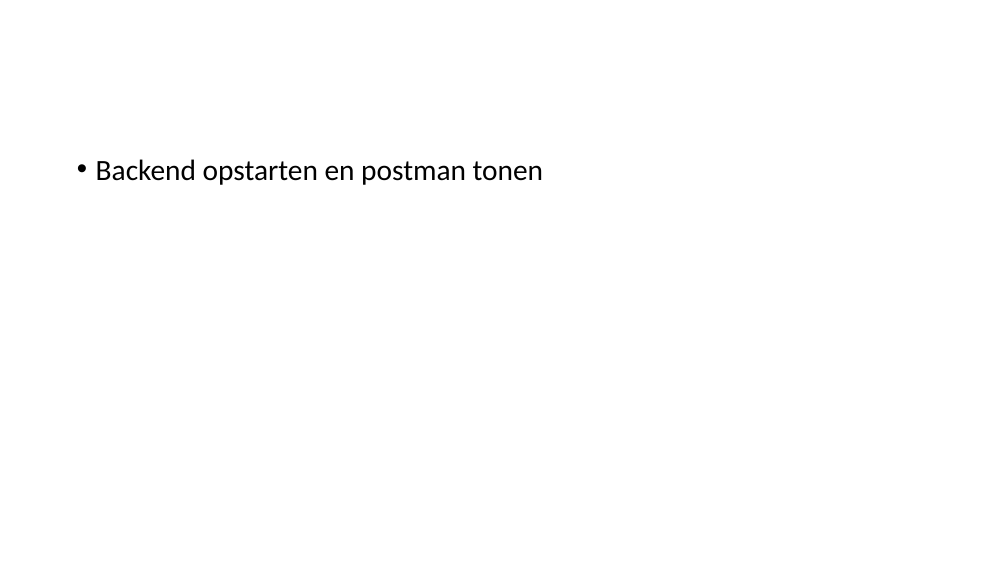
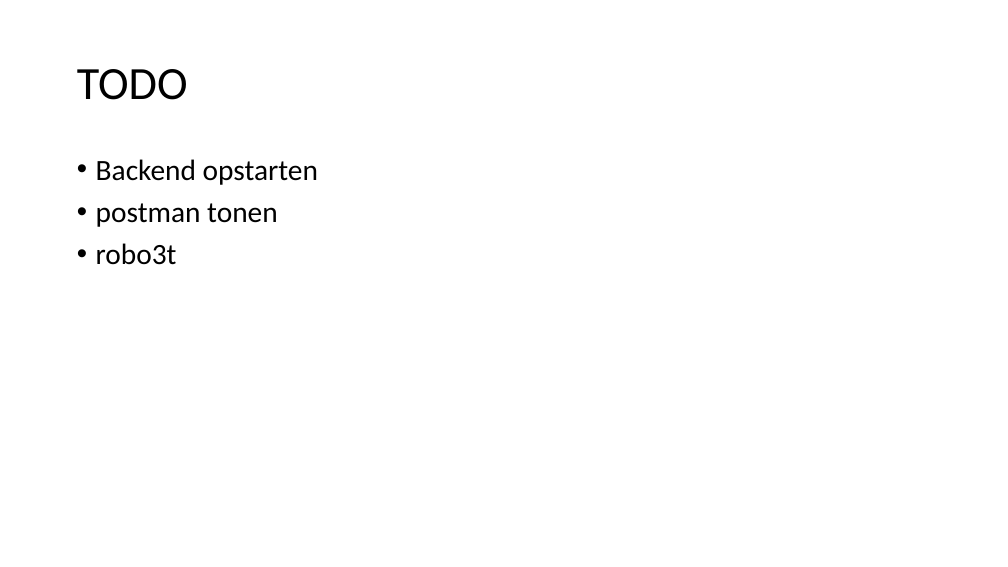
Before and after one commit to spirit-coding/todo-app-aj33349, a slide deck: slide 29 of Angular2.pptx. Drawn at 1008x567 pixels with LibreOffice and Linux fonts; fonts in the diff are those of the drawing. Boxes give left, top, right and bottom in pixels: in the first picture for what was removed or moved away, otherwise in the second. Text is boxed around its words. In the diff, an @@ line names an element or a change of style, - is before the commit and + after.

Commit message:
powerpoint final

```diff
--- a/Angular2.pptx
+++ b/Angular2.pptx
@@ title added at [77,69,188,100], 44 pt, text #000000 @@
+TODO
@@ text at [96,159,318,265]: text changed @@
-• Backend opstarten en postman tonen
+• Backend opstarten
+• postman tonen
+• robo3t
```
Also in this commit, not shown: 5 other slides changed, 1 slide added, 2 slides removed.
